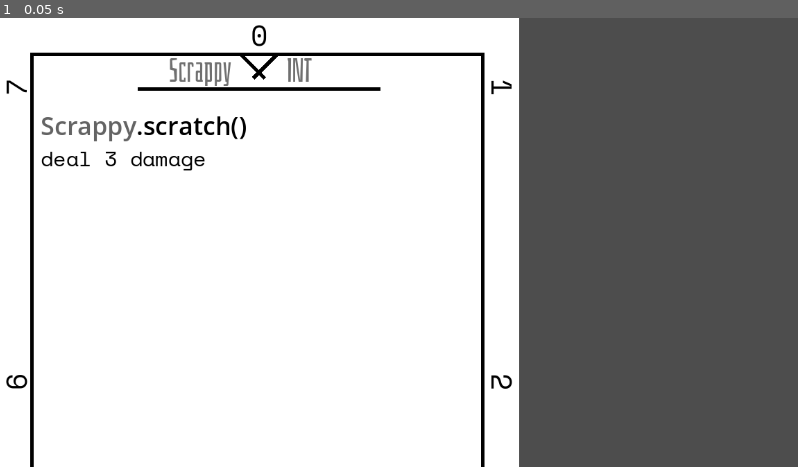
Above: before the commit, frame 1.
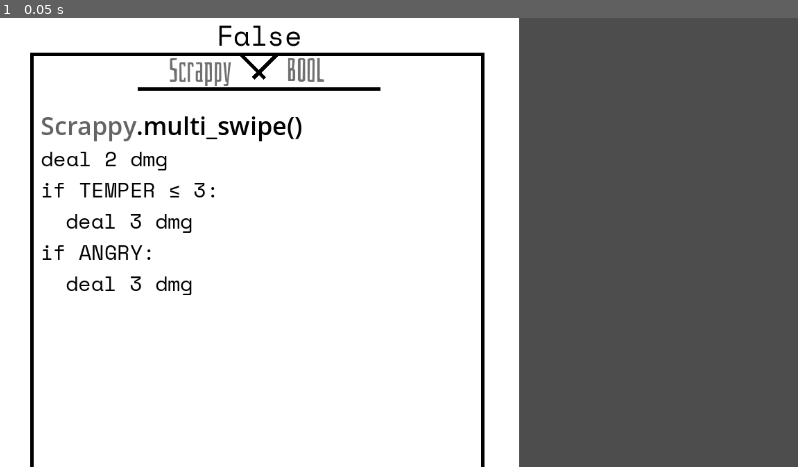
Above: after the commit, the same moment.

Repository: SignedCharEthan/Cardophobia
Game: Godot game, scene res://scriptkitties/scrappy/ScrappyCardSet.tscn
Two runs of this game, one before a commit and one after it. Both use one fixed random seed, a clock stepped at 60 frames per second and the inputs below. The project has no main scene, so this scene is started directly.
Inputs:
- Up to frame 1 (0.05 s): no input

The runs differ from the first frame. In frame 1, 2.0% of the frame differs, in the area x 0-65%, y 1-83%.

Commit message:
final pre release

Diff:
--- a/scriptkitties/DefaultFuncCard.gd
+++ b/scriptkitties/DefaultFuncCard.gd
@@ -27,7 +27,9 @@
 
 @export_group("Variable Card")
 
-@export_enum("nil", "BOOL", "INT", "LONG") var variable_type = "BOOL" as String
+@export_enum(
+	"nil", "BOOL", "SHORT", "INT", "LONG", "SUPER_LONG", "SIGNED INT"
+	) var variable_type = "BOOL" as String
 
 @onready var func1 = $FuncContainer/func1 as AbilityFuncCall
 @onready var func2 = $FuncContainer/func2 as AbilityFuncCall
@@ -61,16 +63,34 @@
 
 		abil.visible = (name_all[i] != "")
 
+func var_map(x: int, y: int = x) -> Array:
+	var to_str = func (x) -> String:
+		return str(x)
+
+	if x == y:
+		return range(x).map(to_str)
+	else:
+		return range(x, y).map(to_str)
+
+
 func updateVars() -> void:
+	var vt = []
 	if variable_type == "nil":
-		varOver.variables = []
+		pass
 	elif variable_type == "BOOL":
-		varOver.variables = ["False", "True"]
+		vt = ["False", "True"]
+	elif variable_type == "SHORT":
+		vt = var_map(4)
 	elif variable_type == "INT":
-		varOver.variables = ["0", "1", "2", "3", "4", "5", "6", "7"]
+		vt = var_map(8)
 	elif variable_type == "LONG":
-		varOver.variables = ["0", "1", "2", "3", "4", "5", "6", "7", "8",
-			"9", "10", "11", "12", "13", "14", "15"]
+		vt = var_map(16)
+	elif variable_type == "SUPER_LONG":
+		vt = var_map(32)
+	elif variable_type == "SIGNED INT":
+		vt = var_map(4)
+		vt.append_array(var_map(-4, 0))
+	varOver.variables = vt
 
 func updateTopBar() -> void:
 	kittyName.text = kitty_name
--- a/scriptkitties/VariableOverhead.tscn
+++ b/scriptkitties/VariableOverhead.tscn
@@ -70,3 +70,67 @@
 [node name="TextBoxCentered16" parent="." instance=ExtResource("2_g3mlw")]
 visible = false
 text = ""
+
+[node name="TextBoxCentered17" parent="." instance=ExtResource("2_g3mlw")]
+visible = false
+text = ""
+
+[node name="TextBoxCentered18" parent="." instance=ExtResource("2_g3mlw")]
+visible = false
+text = ""
+
+[node name="TextBoxCentered19" parent="." instance=ExtResource("2_g3mlw")]
+visible = false
+text = ""
+
+[node name="TextBoxCentered20" parent="." instance=ExtResource("2_g3mlw")]
+visible = false
+text = ""
+
+[node name="TextBoxCentered21" parent="." instance=ExtResource("2_g3mlw")]
+visible = false
+text = ""
+
+[node name="TextBoxCentered22" parent="." instance=ExtResource("2_g3mlw")]
+visible = false
+text = ""
+
+[node name="TextBoxCentered23" parent="." instance=ExtResource("2_g3mlw")]
+visible = false
+text = ""
+
+[node name="TextBoxCentered24" parent="." instance=ExtResource("2_g3mlw")]
+visible = false
+text = ""
+
+[node name="TextBoxCentered25" parent="." instance=ExtResource("2_g3mlw")]
+visible = false
+text = ""
+
+[node name="TextBoxCentered26" parent="." instance=ExtResource("2_g3mlw")]
+visible = false
+text = ""
+
+[node name="TextBoxCentered27" parent="." instance=ExtResource("2_g3mlw")]
+visible = false
+text = ""
+
+[node name="TextBoxCentered28" parent="." instance=ExtResource("2_g3mlw")]
+visible = false
+text = ""
+
+[node name="TextBoxCentered29" parent="." instance=ExtResource("2_g3mlw")]
+visible = false
+text = ""
+
+[node name="TextBoxCentered30" parent="." instance=ExtResource("2_g3mlw")]
+visible = false
+text = ""
+
+[node name="TextBoxCentered31" parent="." instance=ExtResource("2_g3mlw")]
+visible = false
+text = ""
+
+[node name="TextBoxCentered32" parent="." instance=ExtResource("2_g3mlw")]
+visible = false
+text = ""
--- a/scriptkitties/scrappy/ScrappyCardSet.tscn
+++ b/scriptkitties/scrappy/ScrappyCardSet.tscn
@@ -6,13 +6,13 @@
 [node name="ScrappyCardSet" type="Node2D"]
 script = ExtResource("1_i14ee")
 
-[node name="scratch" parent="." instance=ExtResource("2_yyntp")]
+[node name="scratchF" parent="." instance=ExtResource("2_yyntp")]
 visible = false
 kitty_name = "Scrappy"
 kitty_nickname = "Scrappy"
 pre_1 = ""
 name_1 = "scratch"
-scr_1 = "deal 3 damage"
+scr_1 = "deal 4 damage"
 name_2 = "head_scratch"
 scr_2 = "TEMPER -> TEMPER + 1
 if not ANGRY:
@@ -20,21 +20,204 @@
 name_3 = "deep_scratch"
 scr_3 = "deal 2 damage
 if ANGRY:
-	deal 4 damage after enemy attack"
+	deal 4 damage after enemy turn
+if TEMPER <= 3:
+	deal 4 damage after enemy turn"
 variable_type = "INT"
 
 [node name="scratchB" parent="." instance=ExtResource("2_yyntp")]
+visible = false
 kitty_name = "Scrappy"
 kitty_nickname = "Scrappy"
 pre_1 = ""
 name_1 = "scratch"
-scr_1 = "deal 3 damage"
-variable_type = "INT"
-
-[node name="template3" parent="." instance=ExtResource("2_yyntp")]
-visible = false
-kitty_name = "Scrappy"
-kitty_nickname = "Scrappy"
-pre_1 = ""
-name_1 = ""
-scr_1 = ""
+scr_1 = "deal 4 damage"
+name_2 = "manic_scratch"
+scr_2 = "let X
+TEMPER -> TEMPER - X
+if ANGRY:
+	deal (X * 3) damage
+else:
+	deal (X * 2) damage"
+name_3 = "toe_scratch"
+scr_3 = "deal 3 damage
+TEMPER -> TEMPER + 1"
+variable_type = "INT"
+
+[node name="kickF" parent="." instance=ExtResource("2_yyntp")]
+visible = false
+kitty_name = "Scrappy"
+kitty_nickname = "Scrappy"
+pre_1 = ""
+name_1 = "kick"
+scr_1 = "deal (TEMPER) damage"
+name_2 = "kick_flip"
+scr_2 = "deal 3 damage
+if ANGRY:
+	TEMPER -> TEMPER + 2"
+variable_type = "INT"
+
+[node name="kickB" parent="." instance=ExtResource("2_yyntp")]
+visible = false
+kitty_name = "Scrappy"
+kitty_nickname = "Scrappy"
+pre_1 = ""
+name_1 = "kick"
+scr_1 = "deal (TEMPER) damage"
+name_2 = "knee_shatter"
+scr_2 = "if ANGRY:
+	ANGRY -> False
+	TEMPER -> max HP"
+variable_type = "INT"
+
+[node name="biteF" parent="." instance=ExtResource("2_yyntp")]
+visible = false
+kitty_name = "Scrappy"
+kitty_nickname = "Scrappy"
+pre_1 = ""
+name_1 = "bite"
+scr_1 = "deal 2 damage
+enemy gets -2 ATK"
+name_2 = "hard_clamp"
+scr_2 = "enemy gets -3 ATK
+if ANGRY:
+	deal 4 damage after enemy turn"
+name_3 = "bloodthirsty_bite"
+scr_3 = "after enemy turn:
+	deal 3 damage
+	TEMPER -> TEMPER + (damage dealt)"
+variable_type = "INT"
+
+[node name="biteB" parent="." instance=ExtResource("2_yyntp")]
+visible = false
+kitty_name = "Scrappy"
+kitty_nickname = "Scrappy"
+pre_1 = ""
+name_1 = "bite"
+scr_1 = "deal 2 damage
+enemy gets -2 ATK"
+name_2 = "jugular_bite"
+scr_2 = "deal (4 - TEMPER) damage
+if ANGRY:
+	deal (7 - TEMPER) damage"
+variable_type = "INT"
+
+[node name="tackleF" parent="." instance=ExtResource("2_yyntp")]
+visible = false
+kitty_name = "Scrappy"
+kitty_nickname = "Scrappy"
+pre_1 = ""
+name_1 = "tackle"
+scr_1 = "deal 2 damage
+if ANGRY:
+	deal 4 damage
+	take 2 damage"
+name_2 = "rollout"
+scr_2 = "discard enemy
+if ANGRY:
+	ANGRY -> False
+	deal 2 damage
+	func()"
+variable_type = "INT"
+
+[node name="tackleB" parent="." instance=ExtResource("2_yyntp")]
+visible = false
+kitty_name = "Scrappy"
+kitty_nickname = "Scrappy"
+pre_1 = ""
+name_1 = "tackle"
+scr_1 = "deal 2 damage
+if ANGRY:
+	deal 4 damage
+	take 2 damage"
+name_2 = "restrictive_grasp"
+scr_2 = "if ANGRY:
+	ANGRY -> False
+	cannot deal damage this turn
+	cannot take damage this turn
+	func()"
+variable_type = "INT"
+
+[node name="prowlF" parent="." instance=ExtResource("2_yyntp")]
+visible = false
+kitty_name = "Scrappy"
+kitty_nickname = "Scrappy"
+pre_1 = ""
+name_1 = "prowl"
+scr_1 = "ANGRY -> False
+your attacks get +1 dmg this round
+func()"
+name_2 = "size_up"
+scr_2 = "if max HP >= 7:
+	ANGRY -> True
+	func()"
+
+[node name="prowlB" parent="." instance=ExtResource("2_yyntp")]
+visible = false
+kitty_name = "Scrappy"
+kitty_nickname = "Scrappy"
+pre_1 = ""
+name_1 = "prowl"
+scr_1 = "ANGRY -> False
+your attacks get +2 dmg this round
+func()"
+name_2 = "leer"
+scr_2 = "# after the enemy attacks you, it attacks itself #"
+name_3 = "glare"
+scr_3 = "enemy gets -3 ATK
+TEMPER -> TEMPER + 1"
+
+[node name="multi_swipeF" parent="." instance=ExtResource("2_yyntp")]
+kitty_name = "Scrappy"
+kitty_nickname = "Scrappy"
+pre_1 = ""
+name_1 = "multi_swipe"
+scr_1 = "deal 2 dmg
+if TEMPER <= 3:
+	deal 3 dmg
+if ANGRY:
+	deal 3 dmg"
+
+[node name="multi_swipeB" parent="." instance=ExtResource("2_yyntp")]
+visible = false
+kitty_name = "Scrappy"
+kitty_nickname = "Scrappy"
+pre_1 = ""
+name_1 = "multi_swipe"
+scr_1 = "deal 2 dmg
+if TEMPER <= 3:
+	deal 3 dmg
+if ANGRY:
+	deal 3 dmg"
+
+[node name="template13" parent="." instance=ExtResource("2_yyntp")]
+visible = false
+kitty_name = "Scrappy"
+kitty_nickname = "Scrappy"
+pre_1 = ""
+name_1 = ""
+scr_1 = ""
+
+[node name="template14" parent="." instance=ExtResource("2_yyntp")]
+visible = false
+kitty_name = "Scrappy"
+kitty_nickname = "Scrappy"
+pre_1 = ""
+name_1 = ""
+scr_1 = ""
+
+[node name="template15" parent="." instance=ExtResource("2_yyntp")]
+visible = false
+kitty_name = "Scrappy"
+kitty_nickname = "Scrappy"
+pre_1 = ""
+name_1 = ""
+scr_1 = ""
+
+[node name="template16" parent="." instance=ExtResource("2_yyntp")]
+visible = false
+kitty_name = "Scrappy"
+kitty_nickname = "Scrappy"
+pre_1 = ""
+name_1 = ""
+scr_1 = ""
